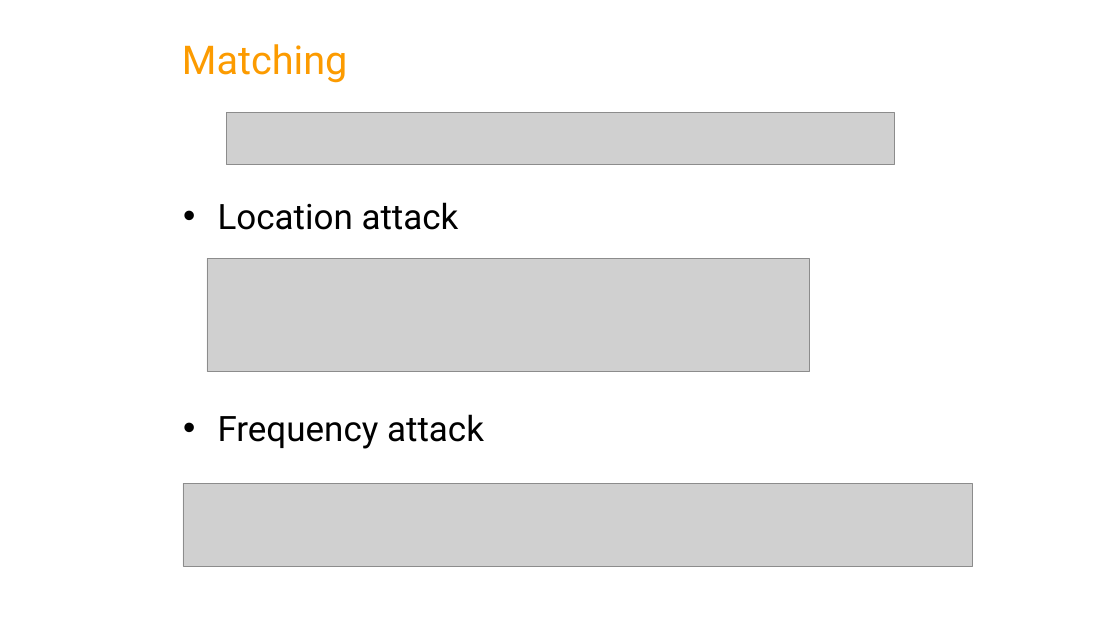
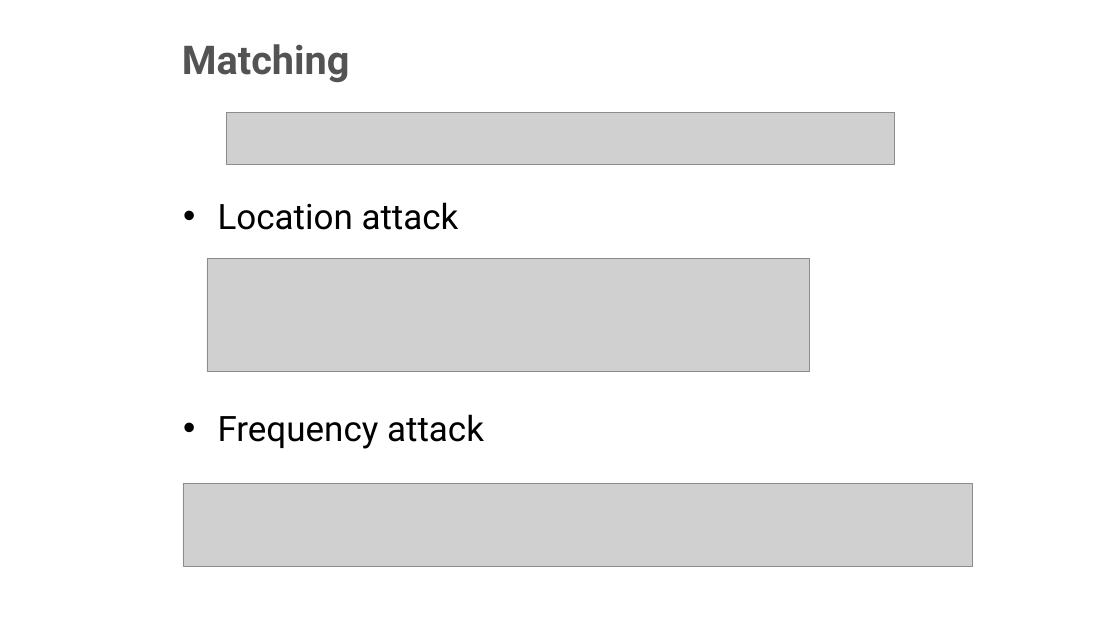
Before and after one commit to scikit-mobility/tutorials, a slide deck: slide 9 of AMLD 2020/Part 04 - Privacy.pptx. Drawn at 1120x630 pixels with LibreOffice and Linux fonts; fonts in the diff are those of the drawing; grey boxes stand for pictures. Boxes give left, top, right and bottom in pixels: in the first picture for what was removed or moved away, otherwise in the second. Text is boxed around its words. In the diff, an @@ line names an element or a change of style, - is before the commit and + after.

```diff
--- a/AMLD 2020/Part 04 - Privacy.pptx
+++ b/AMLD 2020/Part 04 - Privacy.pptx
@@ text "Matching" at bbox=[182, 44, 350, 83]: text colour #FC9B00 to #535353, bold on @@
```
Also in this commit, not shown: 12 other slides changed.
